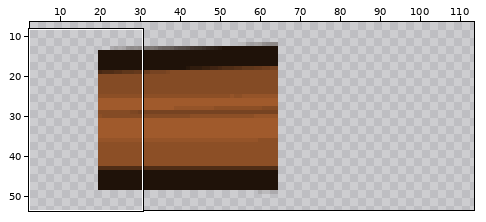
Two states of a sprite sheet, assets/short_wood.png. Above: a wide view before the commit, with the close-up outlined.
Close-up. Before the edit:
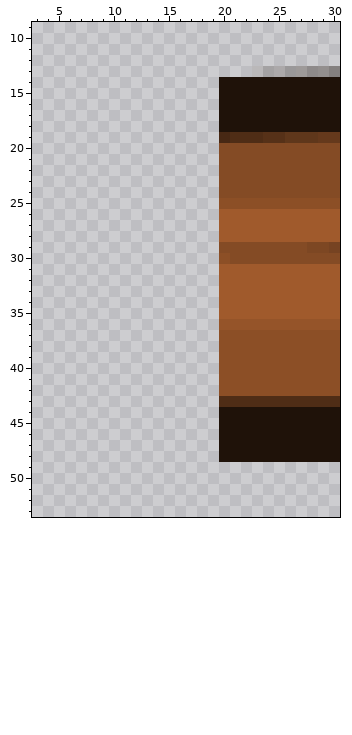
The file is 183x64 pixels. Pixels under 10% opacity are left out. Colours within 5 levels of each other are drawn and written as one. Shown: x 3..30, y 9..53. The wide view leaves out empty margins. The commit also changed other parts of the picture, which this record leaves out.
After the commit:
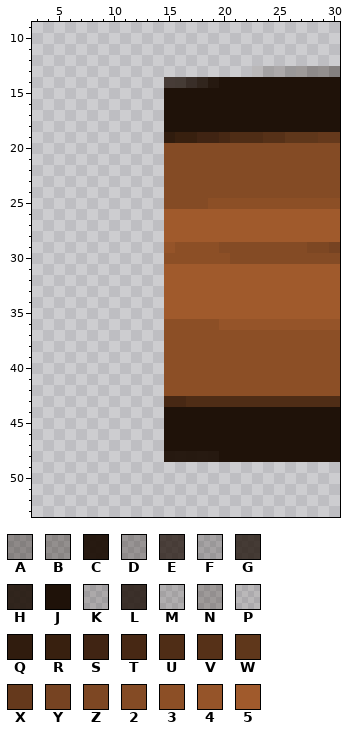
Palette (. is transparent): A #1e11085c  B #1e120955  C #1f1208f4  D #1e110a4d  E #1f1109bf  F #1f120939  G #1f1209c7  H #1f1209e5  J #1f1209  K #1f100a31  L #1f120ad6  M #1e12062a  N #21120746  P #2312091d  Q #301c0e  R #38200f  S #402413  T #472814  U #4f2d16  V #563118  W #5f371b  X #65391c  Y #764322  Z #7d4723  2 #844b25  3 #8c4f26  4 #955429  5 #a05a2c
The exact change:
Changed rows in their new state; - is an unchanged pixel.
first column x 15:
14 EGLHC
15 JJJJJ
16 JJJJJ
17 JJJJJ
18 JJJJJ
19 QRRSS
20 22222
21 22222
22 22222
23 22222
24 22222
25 22223
26 55555
27 55555
28 55555
29 43333
30 33333
31 55555
32 55555
33 55555
34 55555
35 55555
36 33333
37 33333
38 33333
39 33333
40 33333
41 33333
42 33333
43 TTUUU
44 JJJJJ
45 JJJJJ
46 JJJJJ
47 JJJJJ
48 CCCCC
Changed places in both close-ups, as pixel boxes (x1, y1, x2, y2):
added: (164, 77, 219, 462)
